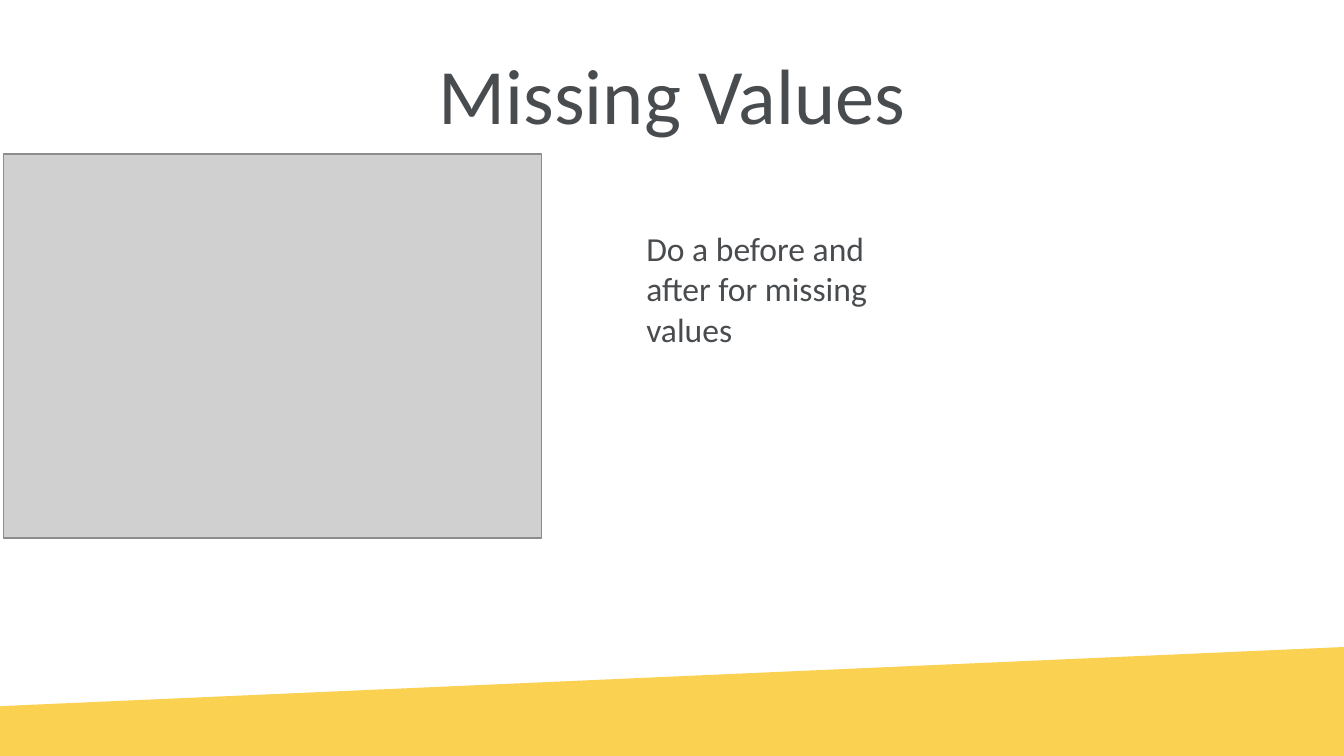
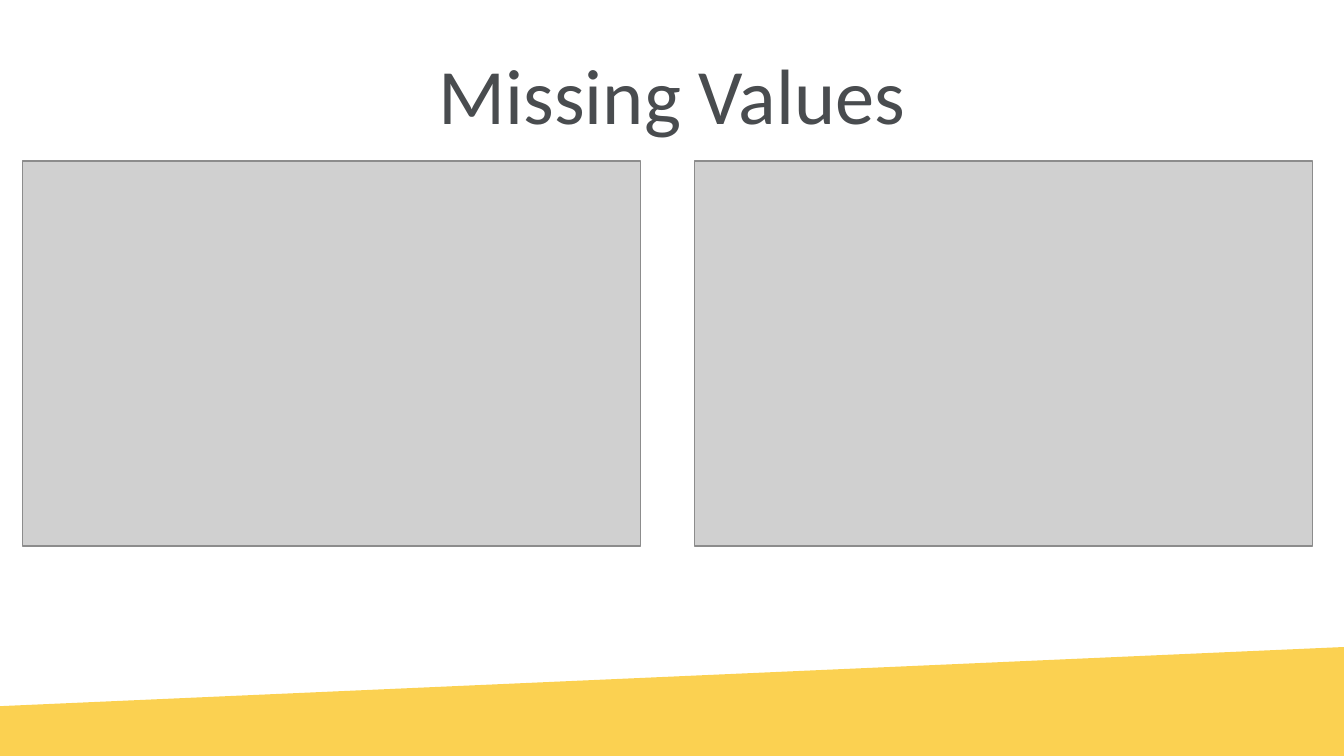
Before and after one commit to tschwebke/DDS6306-Group-Project-1, a slide deck: slide 6 of DS6306 Group Project 1.pptx (slide 8 before the commit). Drawn at 1344x756 pixels with LibreOffice and Linux fonts; fonts in the diff are those of the drawing; grey boxes stand for pictures; background and template pictures are left out. Boxes give left, top, right and bottom in pixels: in the first picture for what was removed or moved away, otherwise in the second. Text is boxed around its words. In the diff, an @@ line names an element or a change of style, - is before the commit and + after.

```diff
--- a/DS6306 Group Project 1.pptx
+++ b/DS6306 Group Project 1.pptx
@@ picture resized from (x1=4, y1=155, x2=542, y2=539) to (x1=23, y1=161, x2=641, y2=547) @@
@@ picture added at (x1=695, y1=161, x2=1313, y2=547) @@
@@ text removed at (x1=646, y1=237, x2=867, y2=343) @@
-Do a before and after for missing values
```
Also in this commit, not shown: 9 other slides changed, 1 slide added, 3 slides removed, 2 other files.
